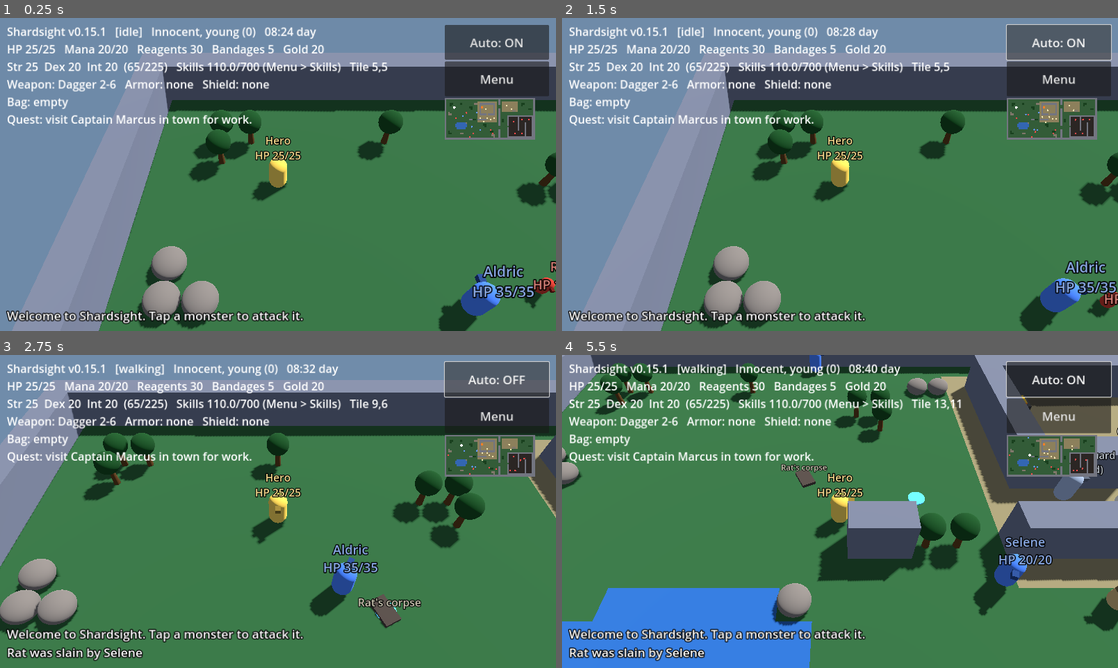
Above: before the commit, frames 1-4 (two rows, left to right).
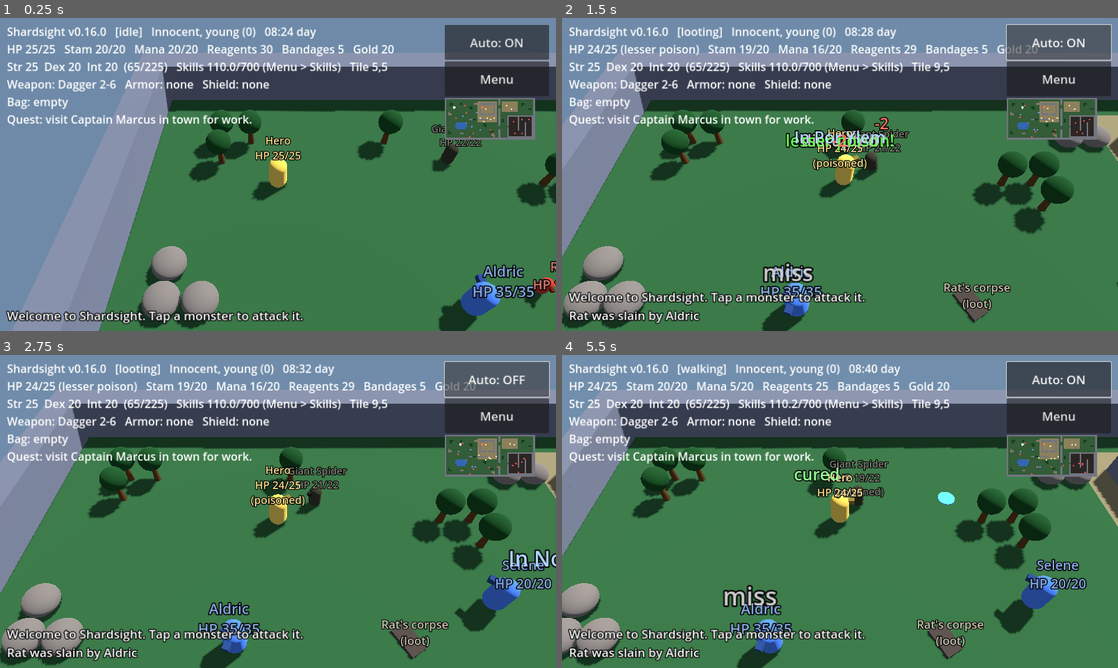
Above: after the commit, the same moments.

Repository: luckovsdeniss-denlu/Shardsight
Game: Godot game, scene res://scenes/main.tscn
The game is run twice, just before and just after one commit, with the same random seed, the same clock (stepped at 60 frames per second) and the same inputs.
Inputs (mouse positions are in pixels of both pictures, inside the frame that each line leads up to):
- Up to frame 1 (0.25 s): no input
- Up to frame 2 (1.5 s): click "Auto: ON" at 0.5 s; click "Auto: OFF" at 1.25 s
- Up to frame 3 (2.75 s): click "Auto: ON" at 2 s
- Up to frame 4 (5.5 s): click "Auto: OFF" at 2.75 s; click "Auto: ON" at 3.5 s; click "Auto: OFF" at 4.25 s; tap A at 5 s; move the mouse to (962, 495) at 5.02 s; click (962, 495) at 5.17 s

The runs differ from the first frame. In frame 1, 1.3% of the frame differs, in the area x 11-87%, y 2-50%; in frame 2, 33%; in frame 3, 28%; in frame 4, 57%, in the area x 0-100%, y 0-100%.

Commit message:
Add poison, Cure and Poison spells, Alchemy and potions, a stamina pool (v0.16.0)
Co-Authored-By: Claude Opus 5.5 <noreply@anthropic.com>
Claude-Session: https://claude.ai/code/session_01H6LNxUGdbevPyoRQBBzvxK

Diff:
--- a/project.godot
+++ b/project.godot
@@ -4,7 +4,7 @@
 [application]
 
 config/name="Shardsight"
-config/version="0.15.1"
+config/version="0.16.0"
 run/main_scene="res://scenes/main.tscn"
 config/features=PackedStringArray("4.3", "GL Compatibility")
 config/icon="res://icon.svg"
--- a/scripts/bestiary.gd
+++ b/scripts/bestiary.gd
@@ -1,6 +1,6 @@
 class_name Bestiary
 ## Stat blocks for everything that walks the map.
-## Keys: danger (monster toughness: players only  …(282 unchanged characters)…
+## Keys: poison ([level, chance per hit]), danger (monster toughness: players only  …(282 unchanged characters)…
 ## move (m/s), armor, leash (wander radius in tiles), aggro (m), respawn (s), role, scale.
 
 const HERO := {
@@ -99,6 +99,7 @@
 	"skills": {Hero.Skill.SWORDSMANSHIP: 65.0, Hero.Skill.TACTICS: 60.0, Hero.Skill.ANATOMY: 30.0},
 }
 const ZOMBIE := {
+	"poison": [2, 0.25],
 	"danger": 4,
 	"str": 55, "dex": 20, "int": 5, "wspeed": 25, "dmg_min": 5, "dmg_max": 12,
 	"move": 1.8, "leash": 4, "aggro": 4.0, "respawn": 20.0, "armor": 1.0, "scale": 1.05,
@@ -122,3 +123,12 @@
 		Hero.Skill.MEDITATION: 80.0, Hero.Skill.RESISTING_SPELLS: 70.0,
 	},
 }
+
+# Poisons on hit (lesser poison). Lives in the woods north of the start.
+const GIANT_SPIDER := {
+	"danger": 2, "poison": [1, 0.35],
+	"str": 22, "dex": 40, "int": 5, "wspeed": 45, "dmg_min": 2, "dmg_max": 5,
+	"move": 3.0, "leash": 5, "aggro": 4.0, "respawn": 15.0, "scale": 0.7,
+	"loot": {"gold_min": 3, "gold_max": 10, "reagents": 2, "drops": [["potion_cure", 0.15]]},
+	"skills": {Hero.Skill.SWORDSMANSHIP: 45.0, Hero.Skill.TACTICS: 30.0},
+}
--- a/scripts/crafting.gd
+++ b/scripts/crafting.gd
@@ -15,7 +15,8 @@
 	{"id": "valorite", "name": "Valorite", "min": 99.0, "value": 16},
 ]
 
-## "ingot" means ingots of any metal (the cheapest are used first).
+## "ingot" means ingots of any metal (the cheapest are used first); "reagent" means the
+## character's reagent pouch (used by Alchemy).
 const RECIPES := {
 	"dagger": {"skill": Hero.Skill.BLACKSMITHY, "min": 0.0, "mats": {"ingot": 3}},
 	"kryss": {"skill": Hero.Skill.BLACKSMITHY, "min": 25.0, "mats": {"ingot": 8}},
@@ -29,10 +30,16 @@
 	"leather_armor": {"skill": Hero.Skill.TAILORING, "min": 0.0, "mats": {"wolf_pelt": 3}},
 	"studded_armor": {"skill": Hero.Skill.TAILORING, "min": 35.0, "mats": {"wolf_pelt": 5}},
 	"wooden_shield": {"skill": Hero.Skill.CARPENTRY, "min": 0.0, "mats": {"log": 5}},
+	"potion_refresh": {"skill": Hero.Skill.ALCHEMY, "min": 0.0, "mats": {"reagent": 1}},
+	"potion_cure": {"skill": Hero.Skill.ALCHEMY, "min": 0.0, "mats": {"reagent": 2}},
+	"potion_heal": {"skill": Hero.Skill.ALCHEMY, "min": 15.0, "mats": {"reagent": 2}},
+	"potion_greater_heal": {"skill": Hero.Skill.ALCHEMY, "min": 55.0, "mats": {"reagent": 4}},
 }
+const POTIONS := ["potion_greater_heal", "potion_heal", "potion_cure", "potion_refresh"]
 const ORDER := [
 	"dagger", "kryss", "longsword", "broadsword", "halberd", "bronze_shield", "heater_shield",
 	"chainmail", "platemail", "leather_armor", "studded_armor", "wooden_shield",
+	"potion_refresh", "potion_cure", "potion_heal", "potion_greater_heal",
 ]
 
 
--- a/scripts/entity.gd
+++ b/scripts/entity.gd
@@ -26,6 +26,10 @@
 const GATHER_TIME := 2.0           # seconds per swing of the pickaxe or hatchet
 const CARRY_MATERIALS := 30        # gatherers stop when carrying this many materials
 const SWING_ANIM := 0.22           # seconds of the attack lunge
+const STAMINA_REGEN := 0.4         # per second
+const SWING_STAMINA := 0.6         # each swing tires you a little (slower swings when drained)
+const POTION_DELAY := 8.0          # seconds between potions
+const POTION_PRICE := 15
 const CRIMINAL_SECONDS := 60.0     # grey after attacking an innocent
 const MURDER_WINDOW := 30.0        # an innocent dying this soon after your attack is a murder
 const MURDER_DECAY := 180.0        # seconds for one murder count to fade
@@ -93,6 +97,13 @@
 var attackers := {}            # attacker instance id -> seconds left in which our death is murder
 var is_pk := false             # a player killer: hunts innocent players in the wilderness
 var danger := 1.0              # how tough a monster is (players compare it with their power)
+var stamina := 0.0
+var poison_level := 0          # 0 none, 1 lesser, 2 regular, 3 greater
+var poison_time := 0.0
+var poison_tick := 0.0
+var poisoner: Entity = null
+var poison_cfg := []           # [level, chance] if this creature poisons on hit
+var potion_cd := 0.0
 var ghost := false
 var died_red := false
 var crafter := false           # gathers and crafts when idle (the hero)
@@ -142,6 +153,8 @@
 	bandages = int(cfg.get("bandages", 0))
 	is_pk = bool(cfg.get("pk", false))
 	danger = float(cfg.get("danger", 1.0))
+	poison_cfg = cfg.get("poison", [])
+	stamina = float(stats.max_stamina())
 	crafter = bool(cfg.get("crafter", false))
 	stats.skill_gained.connect(_on_skill_gained)
 	stats.stat_gained.connect(_on_stat_gained)
@@ -200,6 +213,12 @@
 	repath_timer -= delta
 	hp = minf(hp + REGEN_PER_SEC * delta, float(stats.max_hp()))
 	_regen_mana(delta)
+	stamina = minf(stamina + STAMINA_REGEN * delta, float(stats.max_stamina()))
+	potion_cd = maxf(potion_cd - delta, 0.0)
+	if poison_level > 0:
+		_poison_step(delta)
+		if dead:
+			return
 	if role == "healer":
 		_heal_aura(delta)
 	elif role == "merchant":
@@ -230,7 +249,7 @@
 func _think(delta: float) -> void:
 	if target != null and (not is_instance_valid(target) or target.dead):
 		target = null
-	if kind == Kind.PLAYER and _try_bandage():
+	if kind == Kind.PLAYER and (_try_potion() or _try_bandage()):
 		return
 	var autonomous := kind != Kind.PLAYER or ai_enabled
 	if kind == Kind.MONSTER:
@@ -383,7 +402,8 @@
 		ws = int(w["speed"])
 		lo = float(w["min"])
 		hi = float(w["max"])
-	swing_cd = Rules.swing_seconds(stats.max_stamina(), ws)
+	swing_cd = Rules.swing_seconds(maxi(1, int(stamina)), ws)   # tired fighters swing slower
+	stamina = maxf(stamina - SWING_STAMINA, 0.0)
 	swing_anim = SWING_ANIM
 	var atk: float = stats.skills.get(Hero.Skill.SWORDSMANSHIP, 0.0)
 	var def: float = target.stats.skills.get(Hero.Skill.SWORDSMANSHIP, 0.0)
@@ -393,6 +413,8 @@
 		var dmg := randf_range(lo, hi) * Rules.damage_multiplier(
 			float(stats.strength), tactics, anatomy)
 		target.take_damage(target._absorb(dmg), self)
+		if poison_cfg.size() == 2 and not target.dead and randf() < float(poison_cfg[1]):
+			target.apply_poison(int(poison_cfg[0]), self)
 		if kind == Kind.PLAYER:
 			stats.try_gain(Hero.Skill.SWORDSMANSHIP)
 			stats.try_gain(Hero.Skill.TACTICS)
@@ -450,6 +472,7 @@
 func _die(killer: Entity) -> void:
 	dead = true
 	hp = 0.0
+	poison_level = 0
 	casting_id = ""
 	bandage_timer = 0.0
 	loot_target = null
@@ -548,6 +571,8 @@
 		text += " (murderer)"
 	elif kind == Kind.PLAYER and notoriety() == Notoriety.GREY:
 		text += " (criminal)"
+	if poison_level > 0 and not ghost:
+		text += "\n(poisoned)"
 	label.modulate = _name_color()
 	if text != _last_text:
 		_last_text = text
@@ -662,6 +687,22 @@
 		_pop("fizzle", Color(0.75, 0.75, 0.75))
 		return
 	var spell_kind := String(sp["kind"])
+	if spell_kind == "cure":
+		if randf() < Rules.cure_chance(_skill(Hero.Skill.MAGERY), poison_level):
+			_cure("cured")
+		else:
+			_pop("cure failed", Color(0.75, 0.75, 0.75))
+		if kind == Kind.PLAYER:
+			stats.try_gain(Hero.Skill.MAGERY)
+		return
+	if spell_kind == "poison":
+		if randf() < Rules.resist_chance(tgt._skill(Hero.Skill.RESISTING_SPELLS)):
+			tgt._pop("resisted", Color(0.7, 0.9, 1.0))
+		else:
+			tgt.apply_poison(Rules.spell_poison_level(_skill(Hero.Skill.MAGERY)), self)
+		if kind == Kind.PLAYER:
+			stats.try_gain(Hero.Skill.MAGERY)
+		return
 	if spell_kind == "travel" or spell_kind == "area":
 		if spell_kind == "travel":
 			_travel(id)
@@ -693,6 +734,14 @@
 func _try_auto_cast(d: float) -> bool:
 	if casting_id != "" or cast_cd > 0.0:
 		return false
+	if poison_level > 0:
+		var cure_id := _best_spell("cure")
+		if cure_id != "":
+			return start_cast(cure_id, self)
+	if target != null and target.poison_level == 0 and d <= SPELL_RANGE and randf() < 0.3:
+		var poison_id := _best_spell("poison")
+		if poison_id != "":
+			return start_cast(poison_id, target)
 	if hp < float(stats.max_hp()) * 0.5:
 		var heal_id := _best_spell("heal")
 		if heal_id != "":
@@ -720,7 +769,7 @@
 		var chance := Rules.cast_chance(magery, float(sp["min"]))
 		if chance < 0.2:
 			continue
-		var avg := (float(sp["min_dmg"]) + float(sp["max_dmg"])) / 2.0
+		var avg := maxf((float(sp["min_dmg"]) + float(sp["max_dmg"])) / 2.0, 1.0)   # cure/poison: no damage
 		var score := chance * avg / float(sp["mana"])
 		if score > best_score:
 			best_score = score
@@ -776,6 +825,8 @@
 	for id in inventory.keys():
 		if _is_usable_upgrade(id):
 			continue                       # keep gear we are about to wear
+		if Items.is_potion(id):
+			continue                       # potions are kept for emergencies
 		if crafter and Items.is_material(id):
 			continue                       # crafters keep their ore, ingots, logs and hides
 		earned += Items.value(id) * int(inventory[id])
@@ -787,6 +838,12 @@
 	_trade_timer += delta
 	if _trade_timer >= 0.5:
 		_trade_timer = 0.0
+		if Crafting.count(inventory, "potion_heal") < 2 and gold >= POTION_PRICE + 20:
+			gold -= POTION_PRICE
+			inventory["potion_heal"] = Crafting.count(inventory, "potion_heal") + 1
+		elif Crafting.count(inventory, "potion_cure") < 1 and gold >= POTION_PRICE + 20:
+			gold -= POTION_PRICE
+			inventory["potion_cure"] = 1
 		if bandages < MAX_BANDAGES and gold >= BANDAGE_PRICE:
 			gold -= BANDAGE_PRICE
 			bandages += 1
@@ -1004,7 +1061,8 @@
 func _try_bandage() -> bool:
 	if bandages <= 0 or casting_id != "" or bandage_timer > 0.0:
 		return false
-	if hp >= float(stats.max_hp()) * 0.6:
+	var can_cure := poison_level > 0 and Rules.bandage_can_cure(_skill(Hero.Skill.HEALING), _skill(Hero.Skill.ANATOMY))
+	if hp >= float(stats.max_hp()) * 0.6 and not can_cure:
 		return false
 	if _nearest(Kind.MONSTER, 2.5) != null:
 		return false
@@ -1018,7 +1076,12 @@
 func _finish_bandage() -> void:
 	var healing := _skill(Hero.Skill.HEALING)
 	var anatomy := _skill(Hero.Skill.ANATOMY)
-	if randf() < Rules.bandage_chance(healing):
+	if poison_level > 0 and Rules.bandage_can_cure(healing, anatomy) and randf() < Rules.bandage_chance(healing):
+		_cure("cured")                 # a skilled healer's bandage draws out the poison
+		if kind == Kind.PLAYER:
+			stats.try_gain(Hero.Skill.HEALING)
+			stats.try_gain(Hero.Skill.ANATOMY)
+	elif randf() < Rules.bandage_chance(healing):
 		var amount := Rules.bandage_heal(healing, anatomy)
 		hp = minf(hp + amount, float(stats.max_hp()))
 		_pop("+%d" % roundi(amount), Color(0.5, 1.0, 0.5))
@@ -1317,6 +1380,10 @@
 
 
 func _pick_recipe() -> String:
+	if reagents >= 12.0:
+		for id in Crafting.POTIONS:
+			if Crafting.count(inventory, id) < 3 and craft_problem(id) == "":
+				return id
 	for id in Crafting.ORDER:
 		if craft_problem(id) == "" and _is_usable_upgrade(id) and not inventory.has(id):
 			return id
@@ -1326,8 +1393,8 @@
 		if craft_problem(id) != "":
 			continue
 		var r: Dictionary = Crafting.RECIPES[id]
-		if _skill(int(r["skill"])) >= Rules.SKILL_MAX:
-			continue
+		if _skill(int(r["skill"])) >= Rules.SKILL_MAX or Items.is_potion(id):
+			continue                       # potions are brewed only when needed (above)
 		var cost := 0
 		var mats: Dictionary = r["mats"]
 		for k in mats:
@@ -1344,7 +1411,7 @@
 	var skill := int(r["skill"])
 	if _skill(skill) < float(r["min"]):
 		return "needs %s %d" % [Hero.skill_name(skill), int(r["min"])]
-	if not Crafting.has_mats(inventory, r["mats"]):
+	if not _has_mats(r["mats"]):
 		return "needs " + Items.mats_text(r["mats"])
 	if skill == Hero.Skill.BLACKSMITHY and not world.near_forge(position):
 		return "needs the forge"
@@ -1362,7 +1429,7 @@
 	var r: Dictionary = Crafting.RECIPES[id]
 	var skill := int(r["skill"])
 	if randf() < Rules.craft_chance(_skill(skill), float(r["min"])):
-		Crafting.take_mats(inventory, r["mats"], 1.0)
+		_take_mats(r["mats"], 1.0)
 		inventory[id] = int(inventory.get(id, 0)) + 1
 		if kind == Kind.PLAYER:
 			stats.try_gain(skill)
@@ -1370,7 +1437,7 @@
 			game.log_event("You make a %s." % item_label)
 			game.count("crafted")
 	else:
-		Crafting.take_mats(inventory, r["mats"], 0.5)
+		_take_mats(r["mats"], 0.5)
 		if is_hero:
 			game.log_event("You fail to make a %s and lose some materials." % item_label)
 
@@ -1560,3 +1627,99 @@
 		tilt += 0.25 * k
 	rig.position = Vector3(0.0, y, z)
 	rig.rotation.x = -tilt
+
+
+# --- poison and potions ----------------------------------------------------
+
+## A stronger poison replaces a weaker one; it wears off on its own after a while.
+func apply_poison(level: int, from: Entity) -> void:
+	if dead or kind == Kind.NPC or level <= poison_level:
+		return
+	poison_level = clampi(level, 1, 3)
+	poison_time = 20.0 + 10.0 * poison_level
+	poison_tick = 2.0
+	poisoner = from
+	_pop("%s poison!" % Rules.POISON_NAMES[poison_level], Color(0.4, 1.0, 0.3))
+	if is_hero:
+		game.count("poisoned")
+
+
+func _poison_step(delta: float) -> void:
+	poison_time -= delta
+	poison_tick -= delta
+	if poison_tick <= 0.0:
+		poison_tick = 2.0
+		var dmg: float = Rules.POISON_DAMAGE[poison_level]
+		hp -= dmg
+		_pop("-%d" % maxi(1, roundi(dmg)), Color(0.4, 1.0, 0.3))
+		if casting_id != "":
+			_fizzle("disrupted")
+		if hp <= 0.0:
+			_die(poisoner if poisoner != null and is_instance_valid(poisoner) else self)
+			return
+	if poison_time <= 0.0:
+		_cure("the poison wears off")
+
+
+func _cure(message: String) -> void:
+	if poison_level > 0 and is_hero:
+		game.count("cured")
+	poison_level = 0
+	poisoner = null
+	_pop(message, Color(0.6, 1.0, 0.6))
+
+
+## Players drink a potion when it matters: cure when poisoned (and no Cure spell to hand),
+## heal when badly hurt, refresh when worn out. One potion every few seconds.
+func _try_potion() -> bool:
+	if potion_cd > 0.0 or casting_id != "":
+		return false
+	var drink := ""
+	if poison_level > 0 and Crafting.count(inventory, "potion_cure") > 0 and _best_spell("cure") == "":
+		drink = "potion_cure"
+	elif hp < float(stats.max_hp()) * 0.4:
+		for id in ["potion_greater_heal", "potion_heal"]:
+			if Crafting.count(inventory, id) > 0:
+				drink = id
+				break
+	elif stamina < float(stats.max_stamina()) * 0.3 and Crafting.count(inventory, "potion_refresh") > 0:
+		drink = "potion_refresh"
+	if drink == "":
+		return false
+	Crafting.take_mats(inventory, {drink: 1}, 1.0)
+	potion_cd = POTION_DELAY
+	match drink:
+		"potion_cure":
+			if poison_level < 3 or randf() < 0.5:
+				_cure("cured")
+			else:
+				_pop("the poison is too strong", Color(0.75, 0.75, 0.75))
+		"potion_heal", "potion_greater_heal":
+			var amount := randf_range(8.0, 12.0) if drink == "potion_heal" else randf_range(18.0, 25.0)
+			hp = minf(hp + amount, float(stats.max_hp()))
+			_pop("+%d" % roundi(amount), Color(0.5, 1.0, 0.5))
+		"potion_refresh":
+			stamina = float(stats.max_stamina())
+			_pop("refreshed", Color(0.6, 0.8, 1.0))
+	if is_hero:
+		game.count("potions_drunk")
+		game.log_event("You drink a %s." % Items.item_name(drink))
+	return false                         # drinking is instant: carry on with the turn
+
+
+## Materials for a recipe: "reagent" comes from the reagent pouch, the rest from the bag.
+func _has_mats(mats: Dictionary) -> bool:
+	var bag := mats.duplicate()
+	if bag.has("reagent"):
+		if reagents < float(bag["reagent"]):
+			return false
+		bag.erase("reagent")
+	return Crafting.has_mats(inventory, bag)
+
+
+func _take_mats(mats: Dictionary, fraction: float) -> void:
+	var bag := mats.duplicate()
+	if bag.has("reagent"):
+		reagents = maxf(reagents - ceili(int(bag["reagent"]) * fraction), 0.0)
+		bag.erase("reagent")
+	Crafting.take_mats(inventory, bag, fraction)
--- a/scripts/hero.gd
+++ b/scripts/hero.gd
@@ -8,7 +8,7 @@
 enum Skill {
 	SWORDSMANSHIP, TACTICS, ANATOMY, MAGERY, MEDITATION, HEALING, WRESTLING,
 	EVALUATING_INTELLECT, RESISTING_SPELLS, PARRYING,
-	MINING, LUMBERJACKING, BLACKSMITHY, TAILORING, CARPENTRY,
+	MINING, LUMBERJACKING, BLACKSMITHY, TAILORING, CARPENTRY, ALCHEMY,
 }
 enum Lock { UP, DOWN, LOCKED }   # up: may rise; down: may be lost near the cap; locked: frozen
 enum Stat { STR, DEX, INT }
@@ -20,7 +20,7 @@
 	Skill.MAGERY: Stat.INT, Skill.MEDITATION: Stat.INT,
 	Skill.EVALUATING_INTELLECT: Stat.INT, Skill.RESISTING_SPELLS: Stat.INT,
 	Skill.MINING: Stat.STR, Skill.LUMBERJACKING: Stat.STR, Skill.BLACKSMITHY: Stat.STR,
-	Skill.TAILORING: Stat.DEX, Skill.CARPENTRY: Stat.STR,
+	Skill.TAILORING: Stat.DEX, Skill.CARPENTRY: Stat.STR, Skill.ALCHEMY: Stat.INT,
 }
 const STAT_GAIN_CHANCE := 0.06   # per skill gain: stats rise much slower than skills
 
--- a/scripts/items.gd
+++ b/scripts/items.gd
@@ -6,6 +6,11 @@
 	"wolf_pelt": {"name": "Wolf Pelt", "value": 8},
 	"orc_ear": {"name": "Orc Ear", "value": 10},
 	"mage_robe": {"name": "Mage Robe", "value": 20},
+	# Potions (Alchemy, or bought from the merchant). Kept, never sold.
+	"potion_heal": {"name": "Heal Potion", "value": 15, "potion": true},
+	"potion_greater_heal": {"name": "Greater Heal Potion", "value": 30, "potion": true},
+	"potion_cure": {"name": "Cure Potion", "value": 15, "potion": true},
+	"potion_refresh": {"name": "Refresh Potion", "value": 10, "potion": true},
 }
 
 
@@ -18,6 +23,10 @@
 	if id.begins_with("ingot_"):
 		return not Crafting.tier(id.trim_prefix("ingot_")).is_empty()
 	return false
+
+
+static func is_potion(id: String) -> bool:
+	return LIST.has(id) and bool(LIST[id].get("potion", false))
 
 
 static func is_known(id: String) -> bool:
@@ -60,6 +69,6 @@
 static func mats_text(mats: Dictionary) -> String:
 	var parts: Array[String] = []
 	for k in mats:
-		var label := "ingots" if k == "ingot" else item_name(k)
+		var label := "ingots" if k == "ingot" else ("reagents" if k == "reagent" else item_name(k))
 		parts.append("%d %s" % [int(mats[k]), label])
 	return ", ".join(parts)
--- a/scripts/main.gd
+++ b/scripts/main.gd
@@ -864,6 +864,7 @@
 	_spawn(Entity.Kind.MONSTER, "Rat", Bestiary.RAT, red, Vector2i(12, 8))
 	_spawn(Entity.Kind.MONSTER, "Rat", Bestiary.RAT, red, Vector2i(6, 11))
 	_spawn(Entity.Kind.MONSTER, "Wolf", Bestiary.WOLF, red, Vector2i(26, 18))
+	_spawn(Entity.Kind.MONSTER, "Giant Spider", Bestiary.GIANT_SPIDER, Color("3a3a2a"), Vector2i(11, 4))
 	_spawn(Entity.Kind.MONSTER, "Orc", Bestiary.ORC, red, Vector2i(27, 20))
 	_spawn(Entity.Kind.MONSTER, "Orc", Bestiary.ORC, red, Vector2i(16, 20))
 	_spawn(Entity.Kind.MONSTER, "Evil Mage", Bestiary.EVIL_MAGE, red, Vector2i(14, 22))
@@ -1114,8 +1115,9 @@
 		bag.resize(6)
 		bag.append("+%d more" % extra)
 	var bag_text := ", ".join(bag) if not bag.is_empty() else "empty"
-	hud.text = "Shardsight v%s   [%s]   %s   %s\nHP %d/%d   Mana %d/%d   Reagents %d   Bandages %d   Gold %d\nStr %d  Dex %d  Int %d  (%d/%d)   Skills %.1f/%d (Menu > Skills)   Tile %d,%d\n%s\nBag: %s\n%s" % [
-		version, hero.state_text(), hero.notoriety_text(), _clock_text(), ceili(hero.hp), s.max_hp(), floori(hero.mana), s.max_mana(),
+	hud.text = "Shardsight v%s   [%s]   %s   %s\nHP %d/%d%s   Stam %d/%d   Mana %d/%d   Reagents %d   Bandages %d   Gold %d\nStr %d  Dex %d  Int %d  (%d/%d)   Skills %.1f/%d (Menu > Skills)   Tile %d,%d\n%s\nBag: %s\n%s" % [
+		version, hero.state_text(), hero.notoriety_text(), _clock_text(), ceili(hero.hp), s.max_hp(), _poison_text(), int(hero.stamina), s.max_stamina(),
+		floori(hero.mana), s.max_mana(),
 		floori(hero.reagents), hero.bandages, hero.gold,
 		s.strength, s.dexterity, s.intelligence, s.stat_total(), Rules.STAT_CAP,
 		s.skill_total(), Rules.SKILL_CAP_TOTAL, tile.x, tile.y, hero.gear_text(), bag_text,
@@ -1157,6 +1159,12 @@
 	env.ambient_light_energy = lerpf(0.45, 0.8, light)
 
 
+func _poison_text() -> String:
+	if hero.poison_level <= 0:
+		return ""
+	return " (%s poison)" % Rules.POISON_NAMES[hero.poison_level]
+
+
 func _clock_text() -> String:
 	var minutes := int(day_time * 24.0 * 60.0)
 	var hour := minutes / 60
--- a/scripts/rules.gd
+++ b/scripts/rules.gd
@@ -86,3 +86,25 @@
 	if skill < min_skill:
 		return 0.0
 	return clampf(0.5 + (skill - min_skill) / 50.0, 0.0, 1.0)
+
+
+## Poison strengths: 0 none, 1 lesser, 2 regular, 3 greater. Damage per 2-second tick.
+const POISON_DAMAGE := [0.0, 1.5, 3.0, 5.0]
+const POISON_NAMES := ["", "lesser", "regular", "greater"]
+
+
+## Approximate: how strong a poison a caster's Poison spell inflicts.
+static func spell_poison_level(magery: float) -> int:
+	if magery >= 90.0:
+		return 3
+	return 2 if magery >= 60.0 else 1
+
+
+## Approximate: Cure gets harder against stronger poison.
+static func cure_chance(magery: float, level: int) -> float:
+	return clampf(0.4 + magery / 100.0 - 0.2 * (level - 1), 0.05, 1.0)
+
+
+## Reference: with 60 Anatomy (and Healing to match) bandages can cure poison.
+static func bandage_can_cure(healing: float, anatomy: float) -> bool:
+	return healing >= 60.0 and anatomy >= 60.0
--- a/scripts/spells.gd
+++ b/scripts/spells.gd
@@ -1,11 +1,12 @@
 class_name Spells
 ## Magery spells. Circle, mana and minimum Magery follow the mechanics reference (all 8 circles;
 ## 7 and 8 are "about" figures there). Damage/heal ranges and reagent counts are tuning guesses.
-## Kinds: attack (one target), heal (self), area (everything hostile around the caster),
+## Kinds: attack (one target), heal (self), cure (self, removes poison), poison (one target),
+## area (everything hostile around the caster),
 ## travel (Recall, Mark, Gate Travel: cast from Menu > Travel, never chosen by the AI).
 
 const ORDER := [
-	"magic_arrow", "heal", "harm", "fireball", "lightning", "greater_heal",
+	"magic_arrow", "heal", "harm", "cure", "fireball", "poison", "lightning", "greater_heal",
 	"mind_blast", "energy_bolt", "explosion", "flamestrike", "earthquake",
 	"recall", "mark", "gate_travel",
 ]
@@ -26,6 +27,16 @@
 		"name": "Harm", "words": "An Mani", "circle": 2, "mana": 6, "min": 0.1,
 		"reagents": 1, "kind": "attack", "min_dmg": 4.0, "max_dmg": 9.0,
 		"color": Color(0.5, 0.8, 1.0),
+	},
+	"cure": {
+		"name": "Cure", "words": "An Nox", "circle": 2, "mana": 6, "min": 0.1,
+		"reagents": 2, "kind": "cure", "min_dmg": 0.0, "max_dmg": 0.0,
+		"color": Color(0.6, 1.0, 0.6),
+	},
+	"poison": {
+		"name": "Poison", "words": "In Nox", "circle": 3, "mana": 9, "min": 10.1,
+		"reagents": 2, "kind": "poison", "min_dmg": 0.0, "max_dmg": 0.0,
+		"color": Color(0.4, 0.9, 0.3),
 	},
 	"fireball": {
 		"name": "Fireball", "words": "Vas Flam", "circle": 3, "mana": 9, "min": 10.1,
Not shown, changed: CHANGELOG.md
